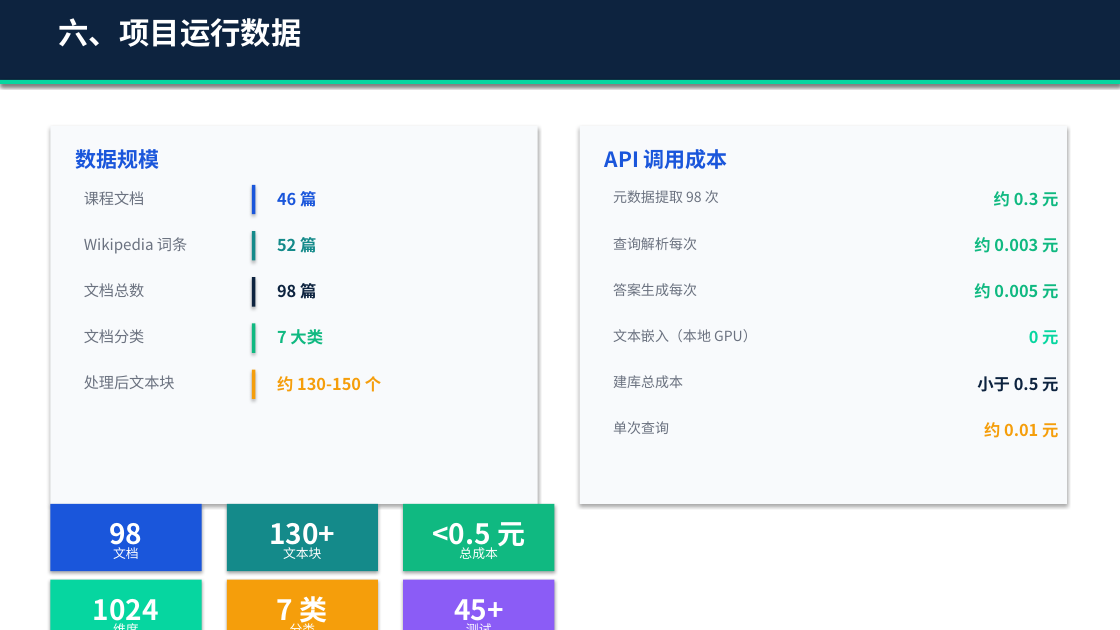
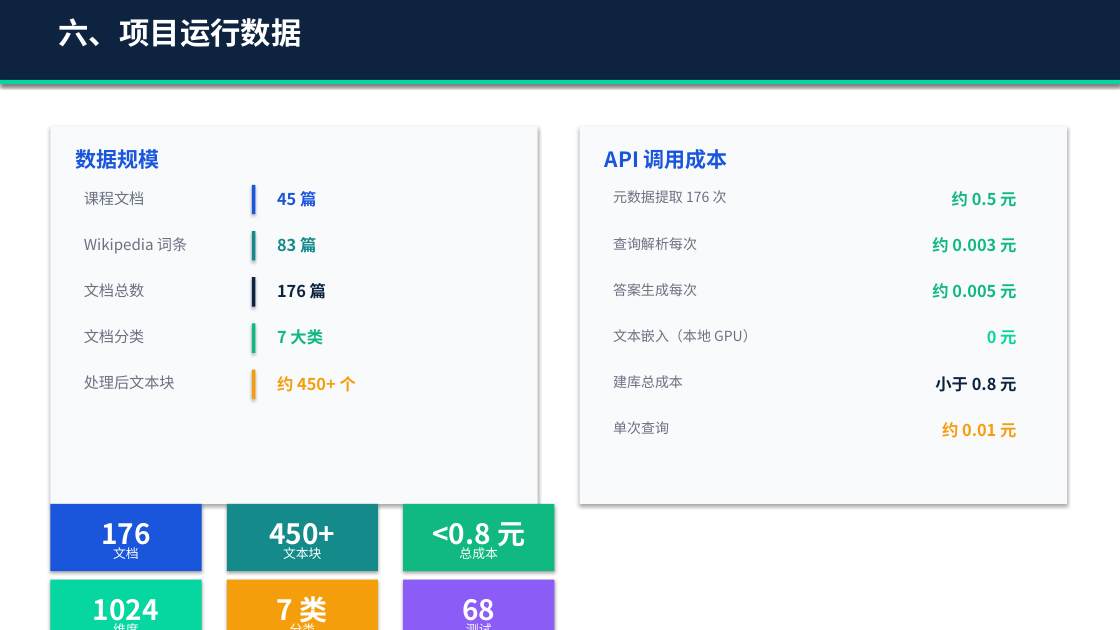
Before and after one commit to liwe123/Date-Analysis-Fanal-Exem, a slide deck: slide 13 of final exam2/BigData_RAG_答辩演示.pptx. Drawn at 1120x630 pixels with LibreOffice and Linux fonts; fonts in the diff are those of the drawing. Boxes give left, top, right and bottom in pixels: in the first picture for what was removed or moved away, otherwise in the second. Text is boxed around its words. In the diff, an @@ line names an element or a change of style, - is before the commit and + after.

Commit message:
docs: 更新答辩演示 PPT 并加入全新团队分工汇报页
1. create_pptx.py: 全面校正 RAG 项目运行数据（176 篇文档、~450+ 分块、68 个单测），新增全新的第九张幻灯片'团队分工与板块技术汇报'，并扩容目录页。
2. BigData_RAG_答辩演示.pptx: 基于更新后的 python 脚本重新渲染生成。
3. requirements.txt: 追加 python-pptx>=0.6.21 依赖以确保依赖链完整健壮。

```diff
--- a/final exam2/BigData_RAG_答辩演示.pptx
+++ b/final exam2/BigData_RAG_答辩演示.pptx
@@ text at bbox=[277, 188, 316, 210]: text changed @@
-46 篇
+45 篇
@@ text at bbox=[613, 190, 727, 203]: text changed @@
-元数据提取 98 次
+元数据提取 176 次
@@ text at bbox=[952, 191, 1016, 207]: text changed @@
-约 0.3 元
+约 0.5 元
@@ text at bbox=[277, 235, 316, 257]: text changed @@
-52 篇
+83 篇
@@ text "约 0.003 元": place and size @@
-text "约 0.003 元" at bbox=[974, 237, 1058, 253]
+text "约 0.003 元" at bbox=[932, 237, 1016, 253]
@@ text at bbox=[277, 281, 326, 303]: text changed @@
-98 篇
+176 篇
@@ text "约 0.005 元": place and size @@
-text "约 0.005 元" at bbox=[974, 283, 1058, 299]
+text "约 0.005 元" at bbox=[932, 283, 1016, 299]
@@ text "0 元": place and size @@
-text "0 元" at bbox=[1029, 330, 1058, 345]
+text "0 元" at bbox=[987, 330, 1016, 345]
@@ text at bbox=[277, 376, 356, 392]: text changed @@
-约 130-150 个
+约 450+ 个
@@ text at bbox=[935, 376, 1016, 392]: text changed @@
-小于 0.5 元
+小于 0.8 元
@@ text "约 0.01 元": place and size @@
-text "约 0.01 元" at bbox=[984, 422, 1058, 438]
+text "约 0.01 元" at bbox=[942, 422, 1016, 438]
@@ text at bbox=[101, 523, 151, 552]: text changed @@
-98
+176
@@ text at bbox=[269, 523, 335, 552]: text changed @@
-130+
+450+
@@ text at bbox=[432, 522, 525, 552]: text changed @@
-<0.5 元
+<0.8 元
@@ text at bbox=[462, 599, 495, 628]: text changed @@
-45+
+68
```
Also in this commit, not shown: 8 other slides changed, 1 slide added, 2 other files.
